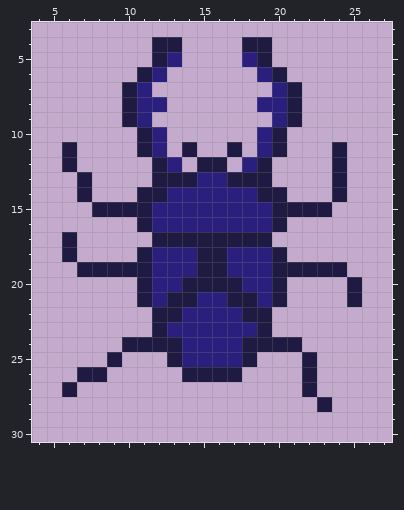
File history of a pixel-art sprite, Assets/bugSprite_2.png. This is how it looked before the edit.
Shown: x 4..27, y 3..30. The old version is drawn lined up with the new one.
And afterwards:
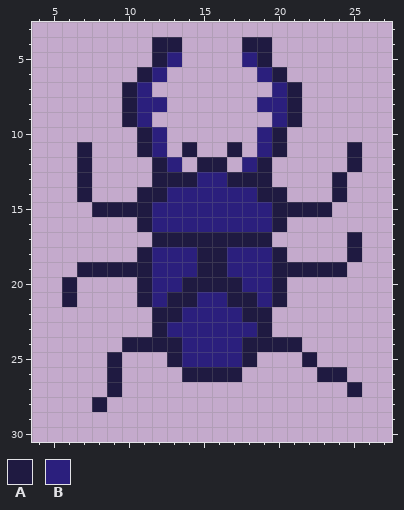
Palette (. is transparent): A #1f1a41  B #2b1f7d
Difference:
whole drawing moved by +0,-1 (the old picture is shown already moved)
file 32x32 -> 320x320 pixels (blocks of 1x1 -> 10x10; one block is one cell here)
There is now colour A in rows 11 to 12 at x 7 and 25; in rows 17 to 18 at x 25; in rows 20 to 21 at x 6; in row 26 at x 9 and 23 to 24; in row 27 at x 9 and 25; in row 28 at x 8.
Colour A is gone in rows 11 to 12 at x 6 and 24; in rows 17 to 18 at x 6; in rows 20 to 21 at x 25; in row 26 at x 7 to 8 and 22; in row 27 at x 6 and 22; in row 28 at x 23.
